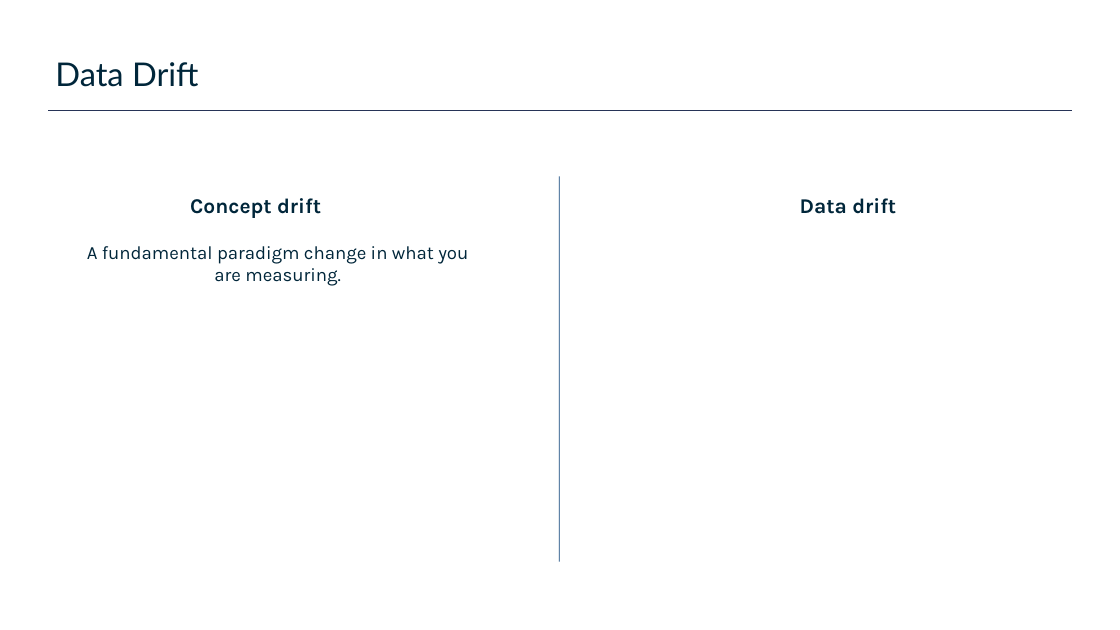
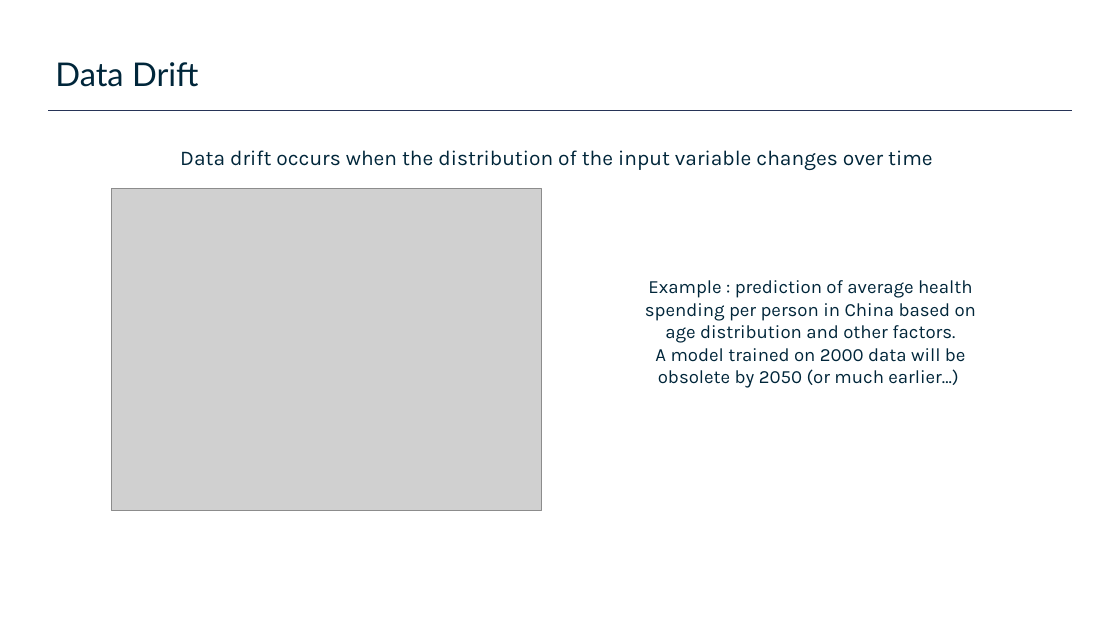
Before and after one commit to plpv/mlops-azure-course, a slide deck: slide 4 of CT_and_Model_Drift.pptx. Drawn at 1120x630 pixels with LibreOffice and Linux fonts; fonts in the diff are those of the drawing; grey boxes stand for pictures; background and template pictures are left out. Boxes give left, top, right and bottom in pixels: in the first picture for what was removed or moved away, otherwise in the second. Text is boxed around its words. In the diff, an @@ line names an element or a change of style, - is before the commit and + after.

```diff
--- a/CT_and_Model_Drift.pptx
+++ b/CT_and_Model_Drift.pptx
@@ text added at box(180, 150, 933, 170), 18 pt, text #00263A @@
+Data drift occurs when the distribution of the input variable changes over time
@@ line removed from (560, 176) to (560, 562) @@
@@ picture added at box(111, 188, 541, 511) @@
@@ text removed at box(190, 198, 321, 218) @@
-Concept drift
@@ text removed at box(800, 198, 896, 214) @@
-Data drift
@@ text removed at box(87, 246, 468, 286) @@
-A fundamental paradigm change in what you are measuring.
@@ text added at box(645, 280, 976, 388), 16 pt, text #00263A @@
+Example : prediction of average health spending per person in China based on age distribution and other factors.
+A model trained on 2000 data will be obsolete by 2050 (or much earlier…)
```
Also in this commit, not shown: 1 other slide changed, 1 slide added.
